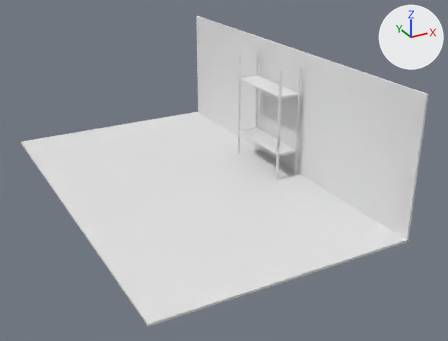
Before and after pictures for a commit that changed the Blender file LD42/Assets/_Project/Models/Shelf.blend.
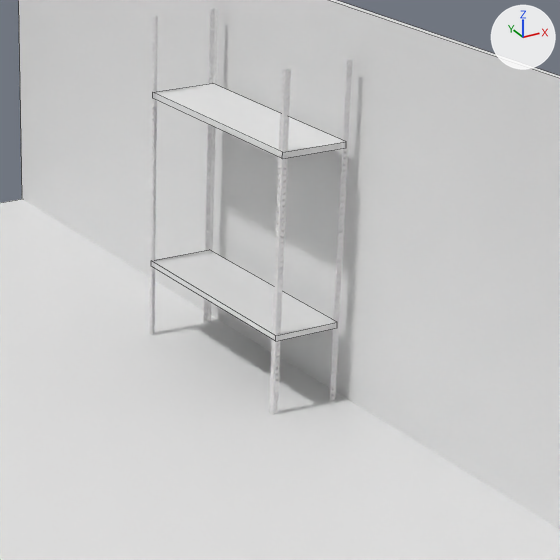
Each version is shown whole from a camera (50 mm lens) standing at (-17.27, -26.61, 13.51) and looking at (-3.66, -1.85, 1.13), then close up on the part from 43% to 82% of the width and 14% to 66% of the height. Arrows for +X, +Y and +Z are at upper right; the lights stay in place. The close-ups show mesh edges as thin lines.

The scene before the commit, as lines of its bpy script (objects in view):
```python
me_cube = bpy.data.meshes.new('Cube')
me_cube.from_pydata(...)  # a box spanning x -1.0..1.0, y -1.0..1.0, z -1.0..1.0
me_cube.polygons.foreach_set('use_smooth', [True] * 6)
me_cube_001 = bpy.data.meshes.new('Cube.001')
me_cube_001.from_pydata(...)  # a box spanning x -1.0..1.0, y -1.0..1.0, z -1.0..1.0
me_cube_001.polygons.foreach_set('use_smooth', [True] * 6)
me_cube_005 = bpy.data.meshes.new('Cube.005')
me_cube_005.from_pydata(...)  # a box spanning x -1.0..1.0, y -1.0..1.0, z -1.0..1.0
me_cube_005.polygons.foreach_set('use_smooth', [True] * 6)
ob_bottomwoodplank = bpy.data.objects.new('BottomWoodPlank', me_cube)
ob_bottomwoodplank.location = (0.0, 0.0, 1.39)
ob_bottomwoodplank.scale = (0.6, 2.0, 0.05)
_m = ob_bottomwoodplank.modifiers.new('EdgeSplit', 'EDGE_SPLIT')
_m.use_edge_angle = False
ob_ground = bpy.data.objects.new('Ground', me_cube_005)
ob_ground.location = (-5.13, 0.0, 0.0)
ob_ground.scale = (6.0, 10.0, 0.05)
_m = ob_ground.modifiers.new('EdgeSplit', 'EDGE_SPLIT')
ob_topwoodplank = bpy.data.objects.new('TopWoodPlank', me_cube_001)
ob_topwoodplank.location = (0.0, 0.0, 4.45)
ob_topwoodplank.scale = (0.6, 2.0, 0.05)
_m = ob_topwoodplank.modifiers.new('EdgeSplit', 'EDGE_SPLIT')
_m.use_edge_angle = False
# also in view: 'Wall' at (0.87, 0.0, 3.25); 'MetalStructure' at (0.0, 0.0, 2.91)
```
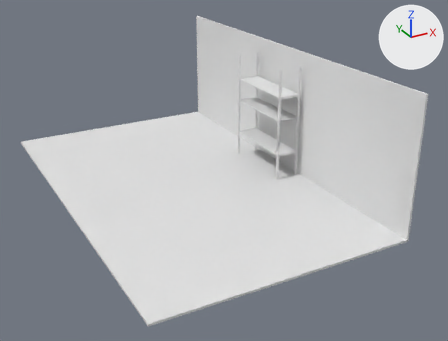
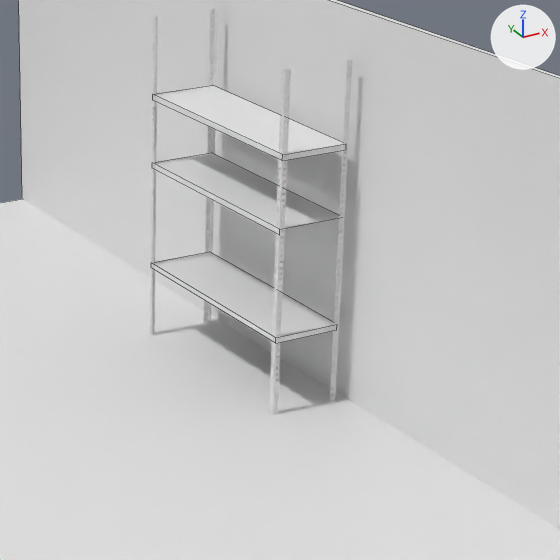
Location of each change, (x1, y1, x2, y2) in pixels of the close-ups (560 x 560 px):
'BottomWoodPlank', moved
    before: (154, 250, 336, 340)
    after: (154, 252, 336, 342)
'TopWoodPlank', moved
    before: (153, 84, 345, 158)
    after: (153, 85, 345, 160)
'Barrier', added
    after: (155, 153, 339, 228)
'Barrier.001', added
    after: (155, 164, 276, 233)

Diff of the bpy script that builds the scene:
```diff
--- a/LD42/Assets/_Project/Models/Shelf.blend.py
+++ b/LD42/Assets/_Project/Models/Shelf.blend.py
@@ me_plane_002 @@
+me_plane_002.from_pydata([(-0.32, -1.0, 0.0), (1.0, -1.0, 0.0), (-0.32, 1.0, 0.0), (1.0, 1.0, 0.0)], [], [(0, 1, 3, 2)])
@@ me_plane_001 @@
+me_plane_001.from_pydata([(-1.0, -1.0, 0.0), (1.0, -1.0, 0.0), (-1.0, 1.0, 0.0), (1.0, 1.0, 0.0)], [], [(0, 1, 3, 2)])
@@ ob_bottomwoodplank @@
 ob_bottomwoodplank = bpy.data.objects.new('BottomWoodPlank', me_cube)
-ob_bottomwoodplank.location = (0.0, 0.0, 1.39)
+ob_bottomwoodplank.location = (0.0, 0.0, 1.36)
 ob_bottomwoodplank.scale = (0.6, 2.0, 0.05)
@@ ob_topwoodplank @@
 ob_topwoodplank = bpy.data.objects.new('TopWoodPlank', me_cube_001)
-ob_topwoodplank.location = (0.0, 0.0, 4.45)
+ob_topwoodplank.location = (0.0, 0.0, 4.41)
 ob_topwoodplank.scale = (0.6, 2.0, 0.05)
@@ ob_barrier_001 @@
+ob_barrier_001 = bpy.data.objects.new('Barrier.001', me_plane_002)
+ob_barrier_001.parent = ob_barrier
+ob_barrier_001.matrix_parent_inverse = Matrix(((1.667, 0.0, 0.0, 0.0), (0.0, 0.5, 0.0, 0.0), (0.0, 0.0, 1.0, -3.247), (0.0, 0.0, 0.0, 1.0)))
+ob_barrier_001.location = (-0.598, 0.0, 3.171)
+ob_barrier_001.rotation_euler = (0.0, -1.571, 0.0)  # degrees (0, -90, 0)
+ob_barrier_001.scale = (0.0761, 2.0, 1.0)
@@ ob_barrier @@
+ob_barrier = bpy.data.objects.new('Barrier', me_plane_001)
+ob_barrier.location = (0.0, 0.0, 3.25)
+ob_barrier.scale = (0.6, 2.0, 1.0)
```
